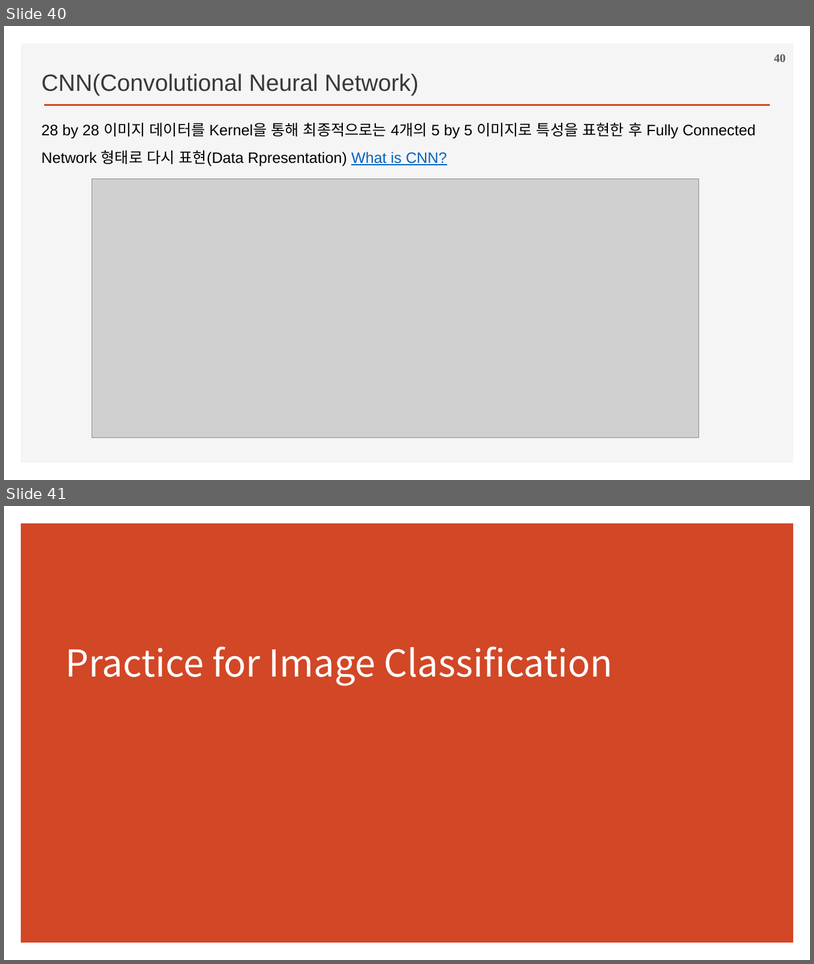
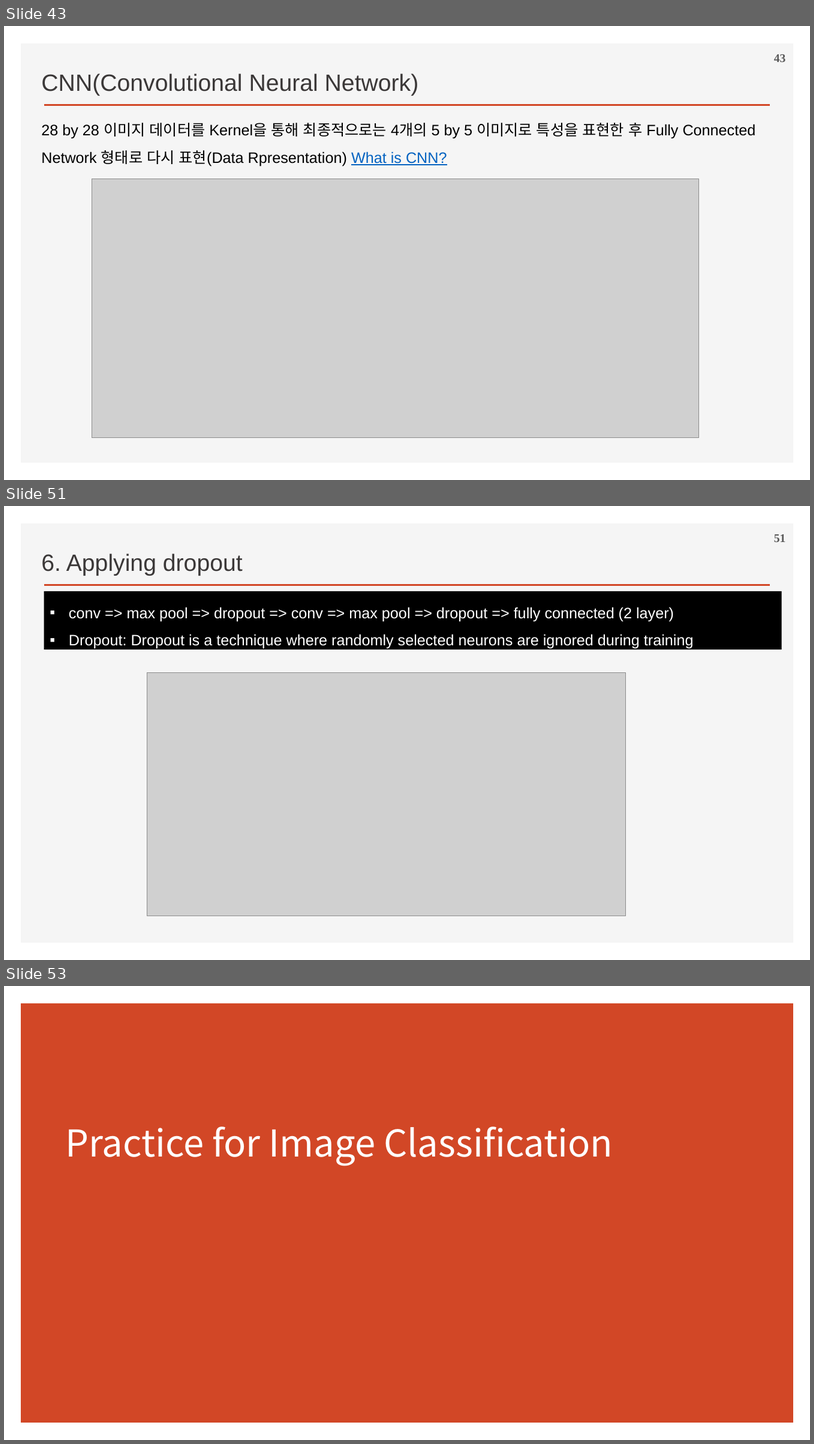
Before and after one commit to ancestor9/2026_Fall_Deep-Learning-with-Python, a slide deck: Chapter 08 Image Classification.pptx. Shown one above the other, each under a label of ours: slides 40 and 41 before the commit, slides 43, 51 and 53 after it; the slides between them are not shown. The pictures are 814x964 and 814x1444 pixels, drawn with LibreOffice and Linux fonts; fonts in the diff are those of the drawing; grey boxes stand for pictures; background and template pictures are left out. Boxes give left, top, right and bottom in pixels: in the first picture for what was removed or moved away, otherwise in the second. Text is boxed around its words. In the diff, an @@ line names an element or a change of style, - is before the commit and + after.

```diff
--- a/Chapter 08 Image Classification.pptx
+++ b/Chapter 08 Image Classification.pptx
@@ slide 51 added at <box>4,506,810,960</box>, background #FFFFFF; not listed: 2 template elements that a slide beside it also shows @@
@@ page number added at <box>774,534,786,542</box>, 14 pt, text #595959, bold @@
+51
@@ text added at <box>41,553,243,576</box>, 28 pt, text #3B3838 @@
+6. Applying dropout
@@ rectangle added at <box>44,591,782,649</box>, fill #000000, 18 pt, text #FFFFFF @@
+▪ conv => max pool => dropout => conv => max pool => dropout => fully connected (2 layer)
+▪ Dropout: Dropout is a technique where randomly selected neurons are ignored during training
@@ picture added at <box>147,672,626,916</box> @@
@@ what was slide 40 is now slide 43 @@
@@ page number at <box>774,54,786,62</box>: text changed @@
-40
+43
@@ what was slide 41 is now slide 53 @@
```
Also in this commit, not shown: 11 other slides added, 1 other file.
